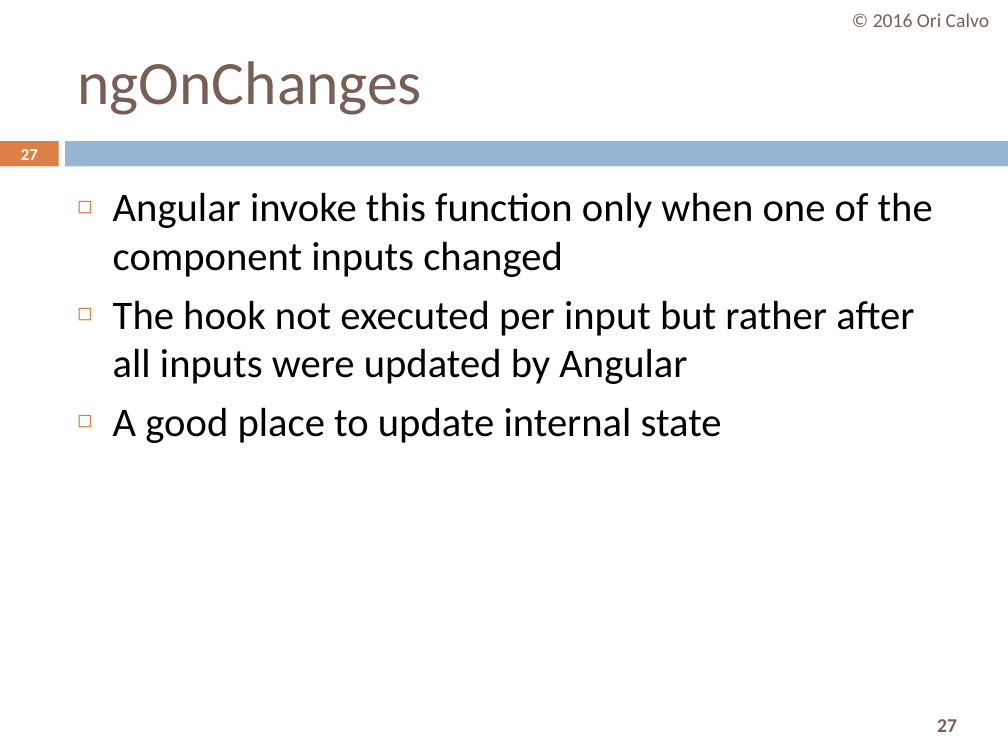
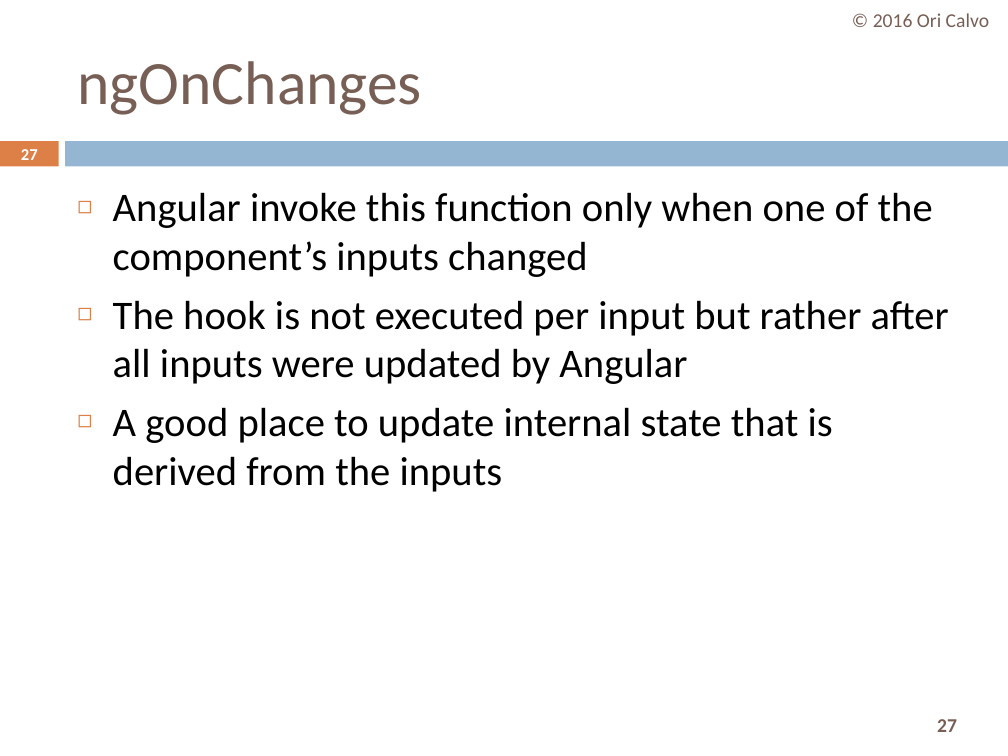
Before and after one commit to oricalvo/course-angular, a slide deck: slide 27 of PPTs/06 Advanced Components.pptx. Drawn at 1008x756 pixels with LibreOffice and Linux fonts; fonts in the diff are those of the drawing. Boxes give left, top, right and bottom in pixels: in the first picture for what was removed or moved away, otherwise in the second. Text is boxed around its words. In the diff, an @@ line names an element or a change of style, - is before the commit and + after.

```diff
--- a/PPTs/06 Advanced Components.pptx
+++ b/PPTs/06 Advanced Components.pptx
@@ text at [113, 192, 949, 492]: text changed @@
-◻ Angular invoke this function only when one of the component inputs changed
-◻ The hook not executed per input but rather after all inputs were updated by Angular
-◻ A good place to update internal state
+◻ Angular invoke this function only when one of the component’s inputs changed
+◻ The hook is not executed per input but rather after all inputs were updated by Angular
+◻ A good place to update internal state that is derived from the inputs
```
Also in this commit, not shown: 4 other slides changed, 1 other file.
